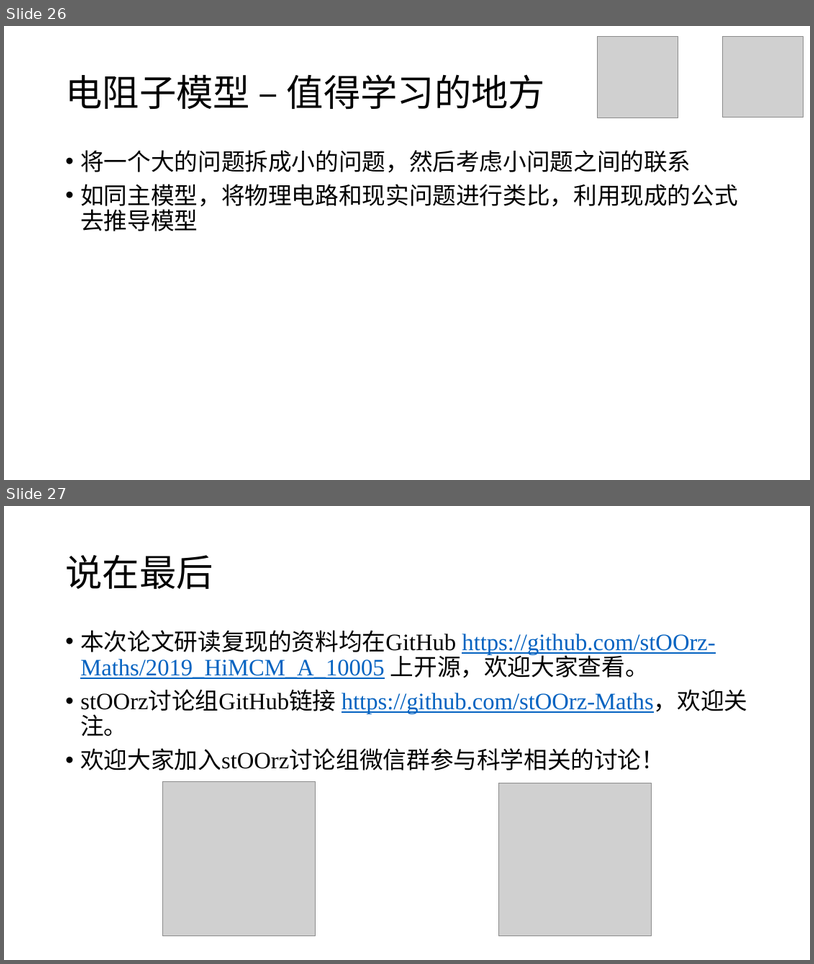
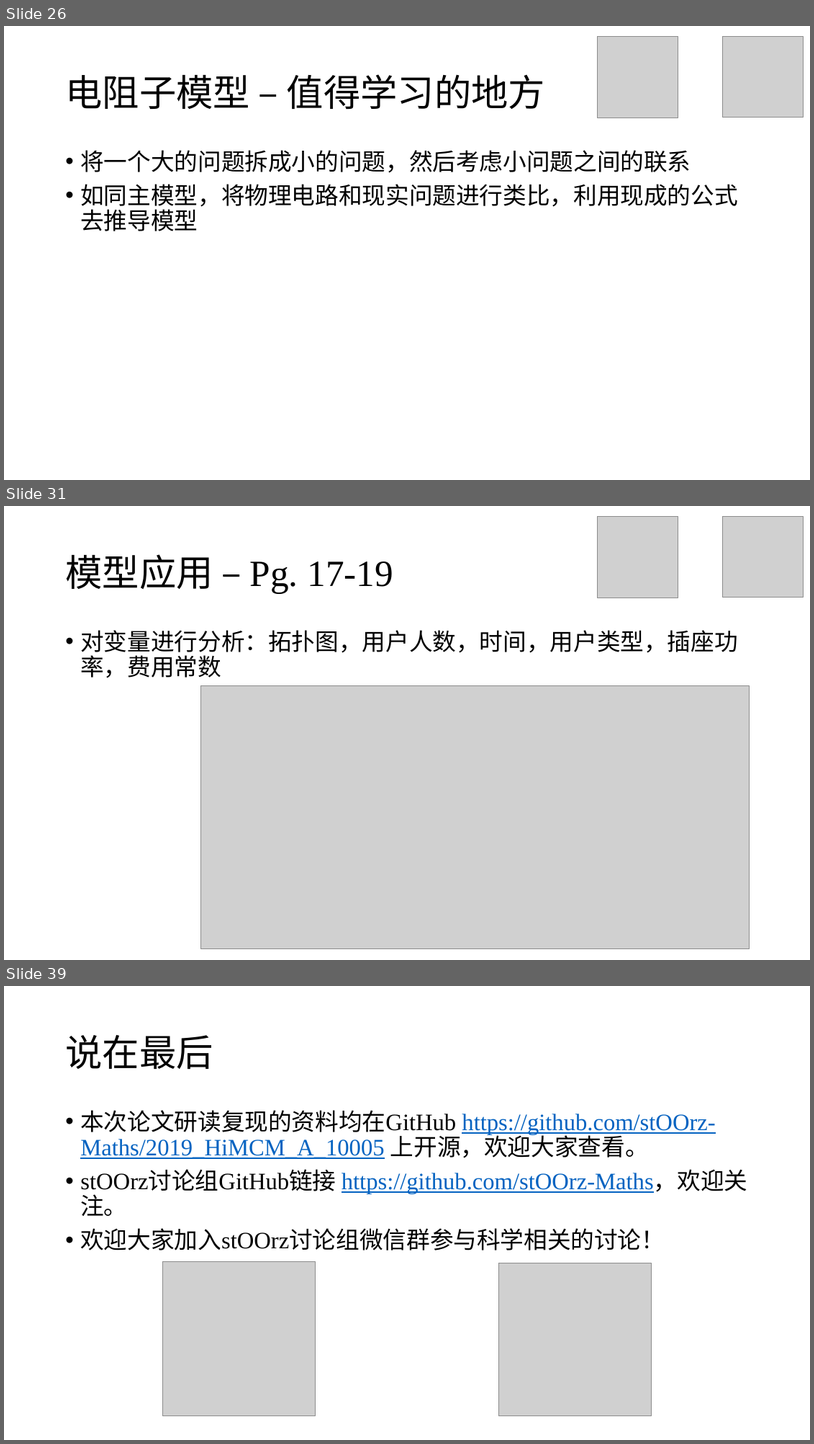
Before and after one commit to stOOrz-Science-Mind/2019_HiMCM_A_10005, a slide deck: 10005.pptx. Shown one above the other, each under a label of ours: slides 26 and 27 before the commit, slides 26, 31 and 39 after it; the slides between them are not shown. The pictures are 814x964 and 814x1444 pixels, drawn with LibreOffice and Linux fonts; fonts in the diff are those of the drawing; grey boxes stand for pictures. Boxes give left, top, right and bottom in pixels: in the first picture for what was removed or moved away, otherwise in the second. Text is boxed around its words. In the diff, an @@ line names an element or a change of style, - is before the commit and + after.

```diff
--- a/10005.pptx
+++ b/10005.pptx
@@ slide 31 added at box(4, 506, 810, 960), background #FFFFFF @@
@@ picture added at box(598, 516, 679, 597) @@
@@ picture added at box(723, 516, 804, 597) @@
@@ title added at box(65, 554, 394, 593), 44 pt, text #000000 @@
+模型应用 – Pg. 17-19
@@ text added at box(80, 630, 738, 678), 28 pt, text #000000 @@
+• 对变量进行分析：拓扑图，用户人数，时间，用户类型，插座功率，费用常数
@@ picture added at box(201, 686, 750, 949) @@
@@ what was slide 27 is now slide 39 @@
```
Also in this commit, not shown: 3 slides changed, 11 other slides added, 2 other files.
